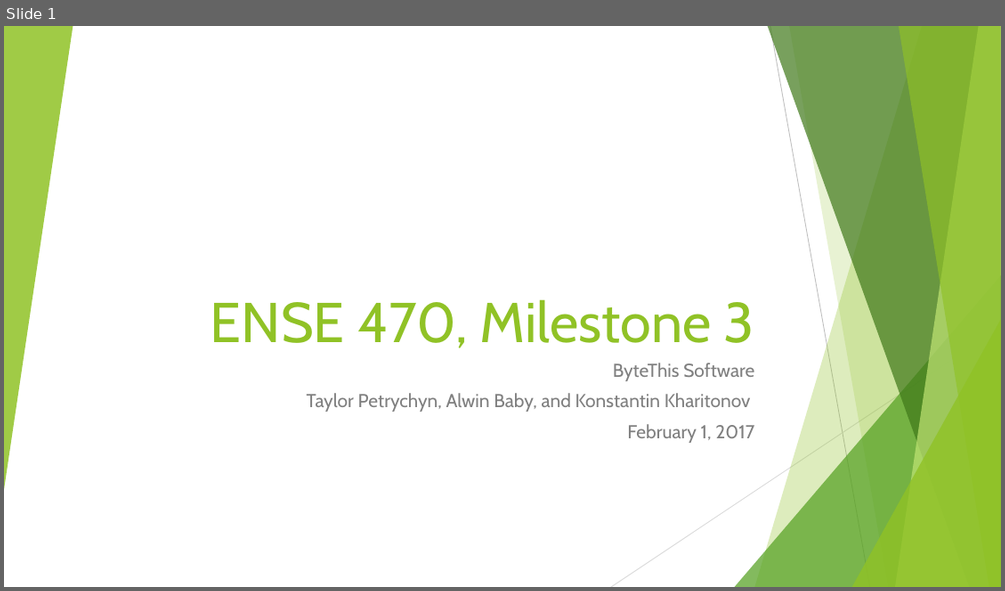
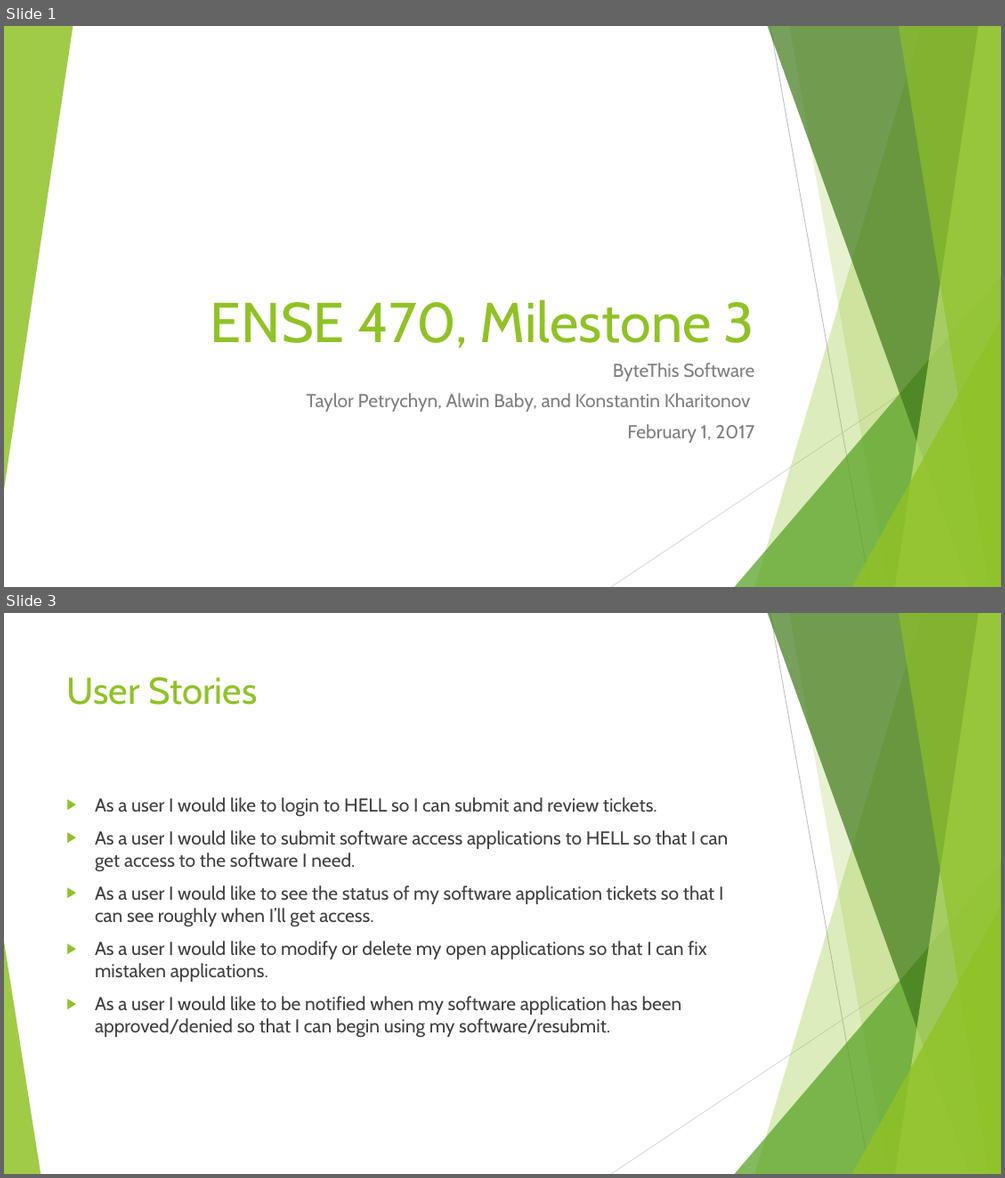
Before and after one commit to Konnie789/ENSE-470, a slide deck: Milestone 3/Milestone 3.ppt. Shown one above the other, each under a label of ours: slide 1 before the commit, slides 1 and 3 after it; the slides between them are not shown. The pictures are 1005x591 and 1005x1178 pixels, drawn with LibreOffice and Linux fonts; fonts in the diff are those of the drawing. Boxes give left, top, right and bottom in pixels: in the first picture for what was removed or moved away, otherwise in the second. Text is boxed around its words. In the diff, an @@ line names an element or a change of style, - is before the commit and + after.

Commit message:
Added user stories slides

```diff
--- a/Milestone 3/Milestone 3.ppt
+++ b/Milestone 3/Milestone 3.ppt
@@ slide 3 added at (4,613,1001,1174), background #FFFFFF; not listed: 9 template elements that a slide beside it also shows @@
@@ title added at (67,677,257,705), 36 pt, text #90C226 @@
+User Stories
@@ text added at (95,797,728,1038), 18 pt, text #404040 @@
+▶ As a user I would like to login to HELL so I can submit and review tickets.
+▶ As a user I would like to submit software access applications to HELL so that I can get access to the software I need.
+▶ As a user I would like to see the status of my software application tickets so that I can see roughly when I’ll get access.
+▶ As a user I would like to modify or delete my open applications so that I can fix mistaken applications.
+▶ As a user I would like to be notified when my software application has been approved/denied so that I can begin using my software/resubmit.
@@ triangle added at (4,941,40,1174), fill #90C226 at 85% opacity @@
```
Also in this commit, not shown: 3 other slides added.
